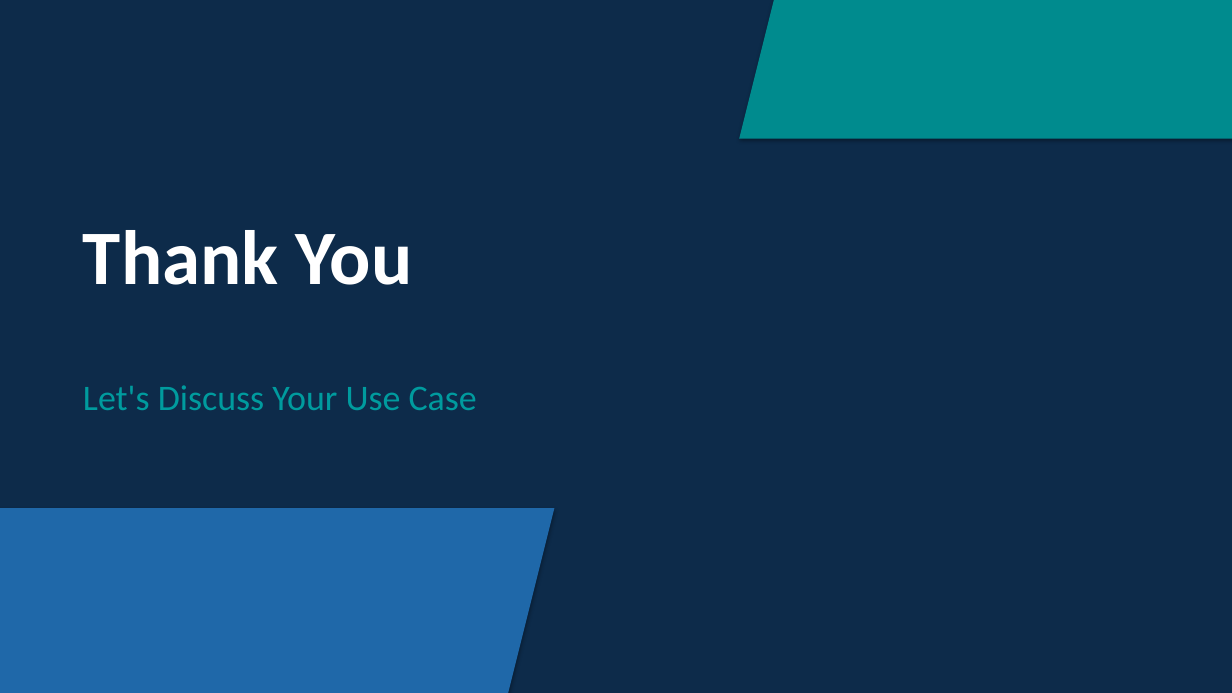
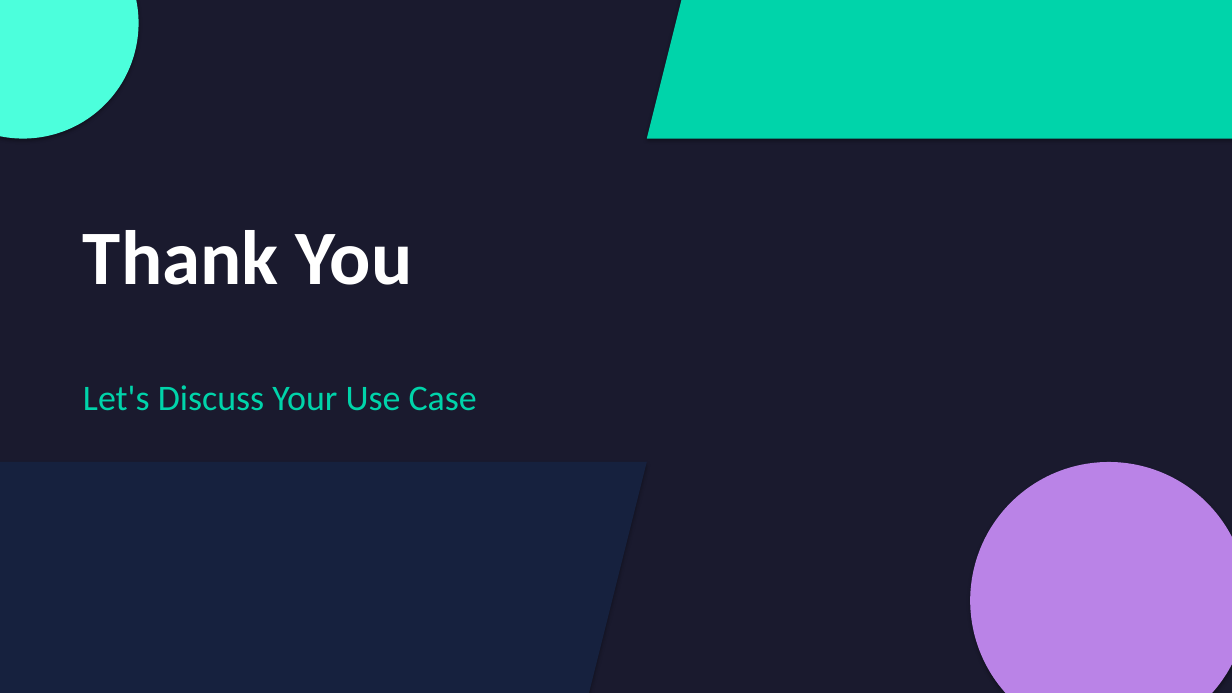
Before and after one commit to jab57/CASCADE, a slide deck: slide 13 of GREmLN_MCP_Server_Presentation.pptx. Drawn at 1232x693 pixels with LibreOffice and Linux fonts; fonts in the diff are those of the drawing. Boxes give left, top, right and bottom in pixels: in the first picture for what was removed or moved away, otherwise in the second. Text is boxed around its words. In the diff, an @@ line names an element or a change of style, - is before the commit and + after.

```diff
--- a/GREmLN_MCP_Server_Presentation.pptx
+++ b/GREmLN_MCP_Server_Presentation.pptx
@@ rectangle at [0,0,1232,693]: fill #0D2B4A to #1A1A2E @@
@@ ellipse added at [0,0,139,139], fill #4CFFDC @@
@@ parallelogram: place and size @@
-parallelogram at [739,0,1232,139]
+parallelogram at [647,0,1232,139]
@@ parallelogram at [647,0,1232,139]: fill #008B8E to #00D4AA @@
@@ text "Let's Discuss Your Use Case" at [83,385,477,411]: text colour #009B9E to #00D4AA @@
@@ parallelogram: place and size @@
-parallelogram at [0,508,555,693]
+parallelogram at [0,462,647,693]
@@ parallelogram at [0,462,647,693]: fill #1F68A9 to #16213E @@
@@ ellipse added at [970,462,1232,693], fill #BA83E7 @@
```
Also in this commit, not shown: 12 other slides changed, 1 other file.
